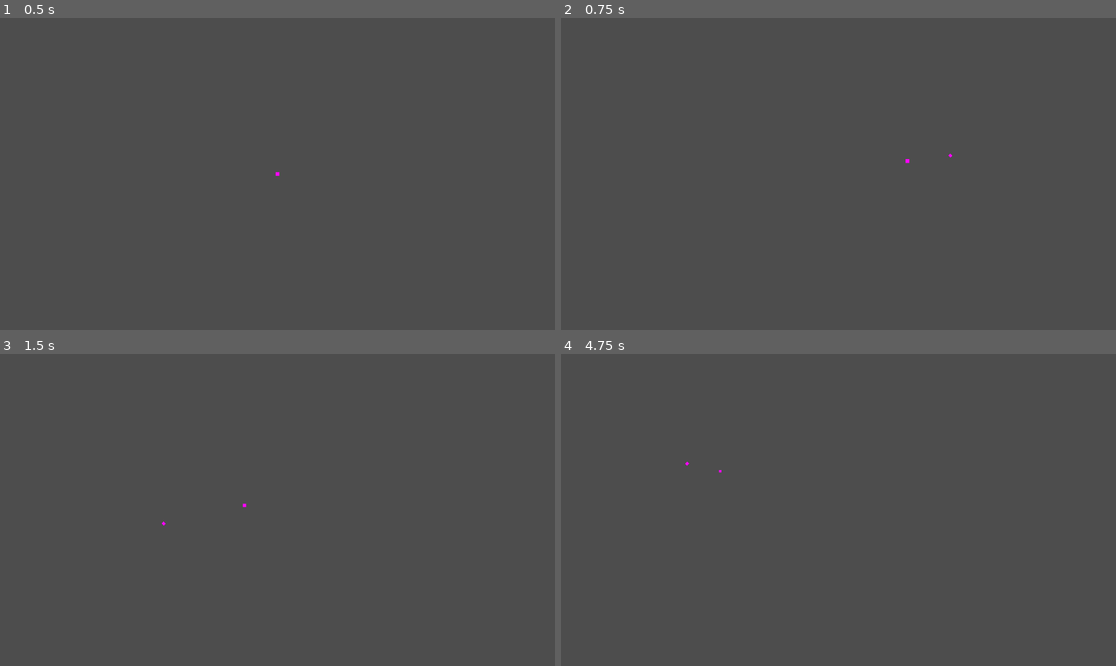
Above: before the commit, frames 1-4 (two rows, left to right).
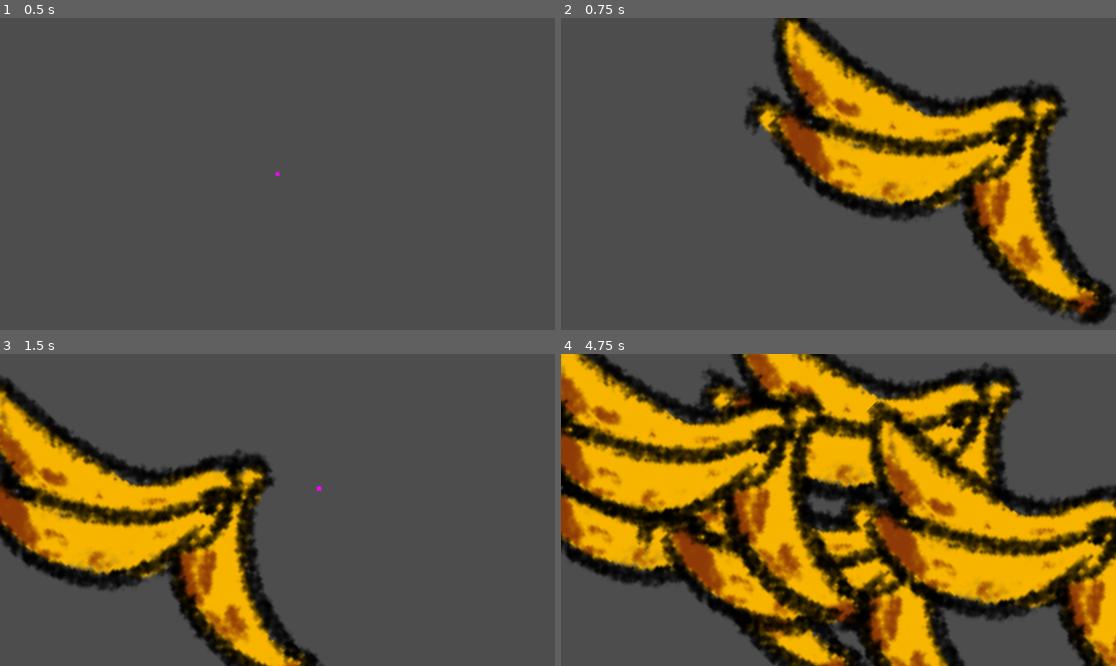
Above: after the commit, the same moments.

Repository: sixrobin/GMTK2024
Game: Godot game, scene res://game.tscn
Same seed, same stepped clock (60 frames per second), same inputs: the game is played once before the commit and once after it.
Inputs (mouse positions are in pixels of both pictures, inside the frame that each line leads up to):
- Up to frame 1 (0.5 s): no input
- Up to frame 2 (0.75 s): tap Enter at 0.5 s; move the mouse to (960, 158) at 0.52 s; hold Space (SpawnFood) from 0.53 s (still down)
- Up to frame 3 (1.5 s): move the mouse to (166, 525) at 1.27 s; release Space (SpawnFood) at 1.28 s; tap Space (SpawnFood) at 1.35 s
- Up to frame 4 (4.75 s): move the mouse to (894, 441) at 2.02 s; hold Space (SpawnFood) 2.03-2.78 s; move the mouse to (810, 572) at 2.77 s; tap Space (SpawnFood) at 2.85, 4.35 s; move the mouse to (1005, 556) at 3.52 s; hold Space (SpawnFood) 3.53-4.28 s; move the mouse to (672, 463) at 4.27 s

Frame 1 is identical in both runs. In frame 2, 28% of the frame differs, in the area x 33-100%, y 0-99%; in frame 3, 25%; in frame 4, 74%, in the area x 0-100%, y 0-100%.

Commit message:
Stun feature

Diff:
--- a/game.tscn
+++ b/game.tscn
@@ -4,7 +4,7 @@
 [ext_resource type="PackedScene" uid="uid://brnlpkcmj084h" path="res://prefabs/camera_2d.tscn" id="2_juggh"]
 [ext_resource type="Script" path="res://scripts/camera.gd" id="3_ixshh"]
 [ext_resource type="Script" path="res://scripts/food/food_spawner.gd" id="4_g34v0"]
-[ext_resource type="PackedScene" uid="uid://h263xlmwxob8" path="res://prefabs/negative_food.tscn" id="5_o5o5d"]
+[ext_resource type="PackedScene" uid="uid://bpkjl0jejj4r0" path="res://prefabs/food.tscn" id="5_uvkc5"]
 
 [node name="Game" type="Node2D"]
 
@@ -16,4 +16,4 @@
 
 [node name="FoodSpawner" type="Node2D" parent="."]
 script = ExtResource("4_g34v0")
-FOOD_PREFAB = ExtResource("5_o5o5d")
+FOOD_PREFAB = ExtResource("5_uvkc5")
--- a/prefabs/food.tscn
+++ b/prefabs/food.tscn
@@ -1,8 +1,7 @@
 [gd_scene load_steps=5 format=3 uid="uid://bpkjl0jejj4r0"]
 
 [ext_resource type="Script" path="res://scripts/food/food.gd" id="1_a6tc5"]
-
-[sub_resource type="PlaceholderTexture2D" id="PlaceholderTexture2D_fg7ti"]
+[ext_resource type="Texture2D" uid="uid://bhu7ssde6f2dy" path="res://textures/Banana.png" id="2_1jprv"]
 
 [sub_resource type="RectangleShape2D" id="RectangleShape2D_kfbe5"]
 size = Vector2(6, 6)
@@ -12,12 +11,13 @@
 
 [node name="Food" type="RigidBody2D"]
 script = ExtResource("1_a6tc5")
+stun_duration = 3.0
 
 [node name="Sprite2D" type="Sprite2D" parent="."]
 position = Vector2(-1.19209e-07, 0)
 rotation = 0.785398
 scale = Vector2(6, 6)
-texture = SubResource("PlaceholderTexture2D_fg7ti")
+texture = ExtResource("2_1jprv")
 
 [node name="CollisionShape2D" type="CollisionShape2D" parent="."]
 rotation = 0.785398
--- a/prefabs/player.tscn
+++ b/prefabs/player.tscn
@@ -7,9 +7,10 @@
 [sub_resource type="CircleShape2D" id="CircleShape2D_o6dok"]
 radius = 5.0
 
-[node name="Player" type="CharacterBody2D"]
+[node name="Player" type="CharacterBody2D" node_paths=PackedStringArray("stun_timer")]
 motion_mode = 1
 script = ExtResource("1_qoasn")
+stun_timer = NodePath("Timer")
 
 [node name="PlayerSprite" type="Sprite2D" parent="."]
 scale = Vector2(8, 8)
@@ -17,3 +18,8 @@
 
 [node name="CollisionShape2D" type="CollisionShape2D" parent="."]
 shape = SubResource("CircleShape2D_o6dok")
+
+[node name="Timer" type="Timer" parent="."]
+wait_time = 0.872
+
+[connection signal="timeout" from="Timer" to="." method="_on_stun_timer_timeout"]
--- a/scripts/food/food.gd
+++ b/scripts/food/food.gd
@@ -1,15 +1,18 @@
 extends Node2D
 class_name Food
 
+@export var stun_duration: float = 0
+
 func _ready() -> void:
 	FoodManager.register_food(self)
-
 
 func _on_area_2d_body_entered(body: Node2D) -> void:
 	if body is Player:
 		body.eat(self)
 
 func apply_eat(player: Player):
+	if stun_duration != 0:
+		player.stun(stun_duration)
 	print("super apply eat")
 	player.scale *= 1.1
 	destroy()
--- a/scripts/player.gd
+++ b/scripts/player.gd
@@ -4,8 +4,12 @@
 @export var SMOOTH_SPEED: float = 5
 
 var target_food: Node = null
+@export var stun_timer: Timer = null
+var is_stunned: bool = false
 
 func _process(delta: float):
+	if is_stunned:
+		return
 	if target_food == null:
 		target_food = FoodManager.get_food()
 	if target_food != null:
@@ -14,3 +18,12 @@
 
 func eat(food: Food):
 	food.apply_eat(self)
+
+func stun(duration: float):
+	if is_stunned:
+		return
+	is_stunned = true
+	stun_timer.start(duration)
+
+func _on_stun_timer_timeout() -> void:
+	is_stunned = false
